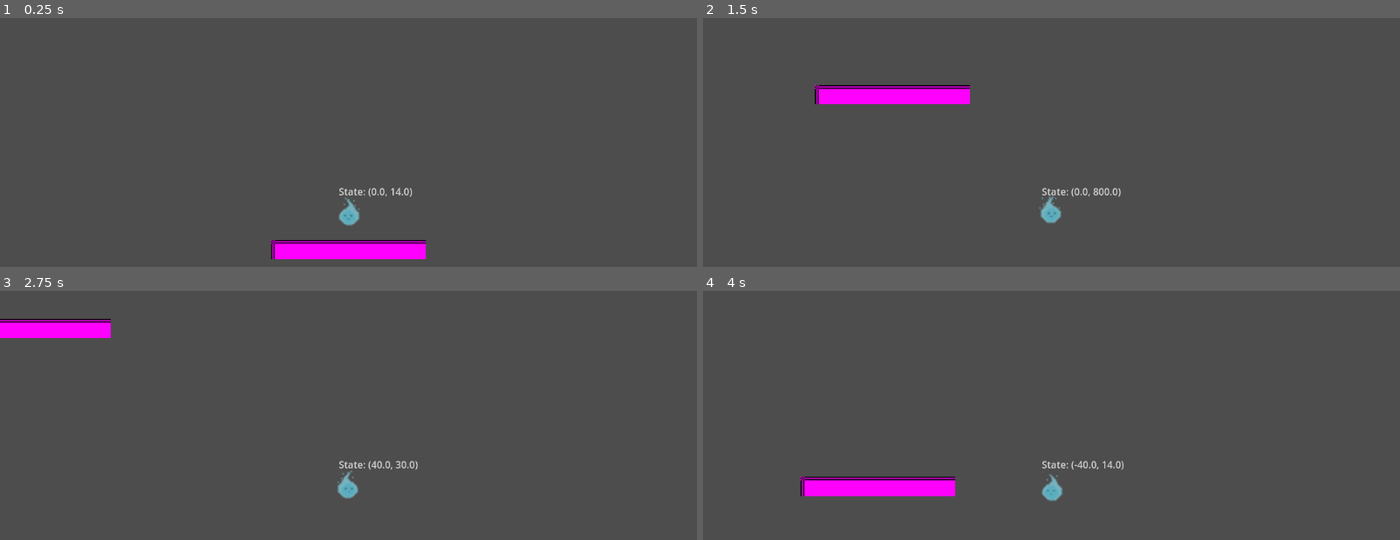
Above: before the commit, frames 1-4 (two rows, left to right).
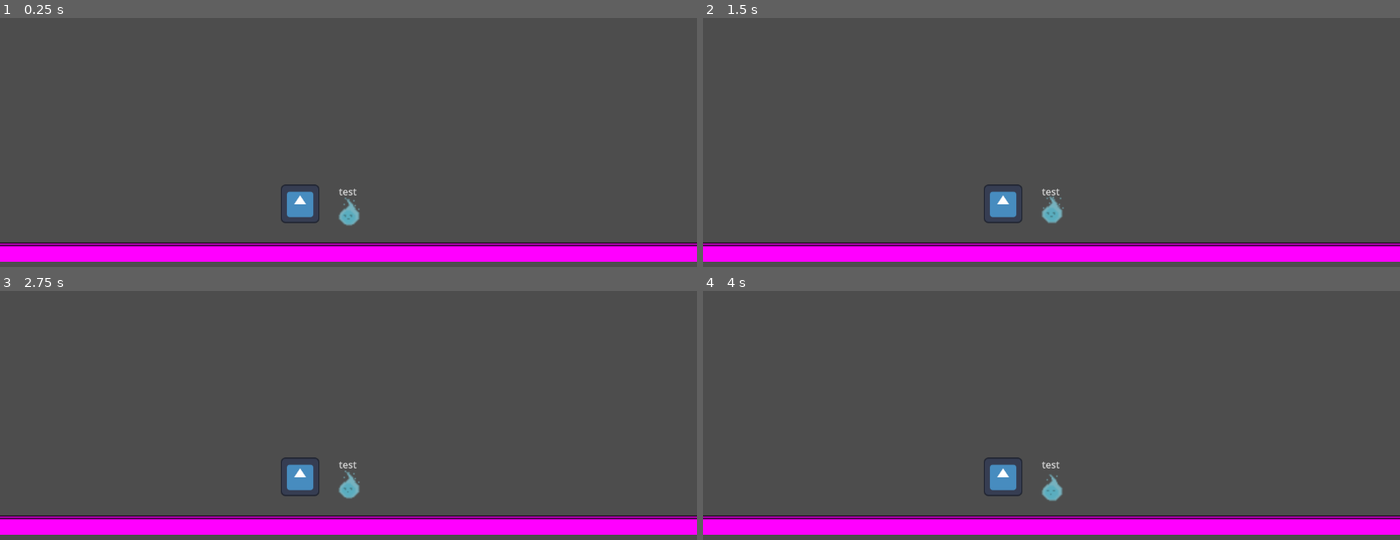
Above: after the commit, the same moments.

Repository: bustercrow-3818/uninvited-guest
Game: Godot game, scene res://objects/temp_plat/temp_plat.tscn
Same seed, same stepped clock (60 frames per second), same inputs: the game is played once before the commit and once after it. The project has no main scene, so this scene is started directly. The engine's default icon, where the game draws it, is replaced by a stand-in: a white triangle on a blue panel in a dark square.
Inputs:
- Up to frame 1 (0.25 s): no input
- Up to frame 2 (1.5 s): hold D (right) 0.53-1.28 s; tap Space (dash) at 0.6, 1.35 s; hold S (down) from 1.28 s (still down)
- Up to frame 3 (2.75 s): release S (down) at 2.03 s; hold D (right) from 2.03 s (still down); tap Space (dash) at 2.1 s
- Up to frame 4 (4 s): release D (right) at 2.78 s; hold W (up) 2.78-3.53 s; tap Space (dash) at 2.85, 3.6 s; hold A (left) from 3.53 s (still down)

The runs differ from the first frame. In frame 1, 7.5% of the frame differs, in the area x 0-100%, y 66-98%; in frame 2, 10%, in the area x 0-100%, y 26-98%; in frame 3, 9.7%; in frame 4, 10%.
Error after the commit: Parse Error: Identifier "move_speed" not declared in the current scope. (res://entities/player/player.gd:36)

Commit message:
modularized movement and added test NPC

Diff:
--- /dev/null
+++ b/entities/entity_class.gd
@@ -0,0 +1,11 @@
+@abstract
+extends CharacterBody2D
+class_name Entity
+
+@export var move_instructions: MovementInstructions
+
+var direction: Vector2
+
+@abstract func connect_signals() -> void
+
+@abstract func initialize() -> void
--- /dev/null
+++ b/entities/movement_instructions.gd
@@ -0,0 +1,57 @@
+@abstract
+extends Node
+class_name MovementInstructions
+
+@export var move_speed: float
+@export var gravity: float
+@export var terminal_velocity: float
+
+var direction: Vector2 = Vector2.ZERO
+var velocity: Vector2 = Vector2.ZERO
+
+enum states {
+	IDLE,
+	DASHING,
+	MOVING
+}
+
+var current_state := states.IDLE
+
+
+
+func _physics_process(_delta: float) -> void:
+	process_state()
+
+	match current_state:
+		states.DASHING:
+			dash(_delta)
+		states.MOVING:
+			move()
+		states.IDLE:
+			idle()
+
+func get_velocity() -> Vector2:
+	return velocity
+
+func get_state() -> states:
+	return current_state
+
+func slow() -> void:
+	if velocity.x != 0:
+		velocity.x = move_toward(velocity.x, 0, gravity)
+	fall()
+
+func fall() -> void:
+	velocity.y = move_toward(velocity.y, terminal_velocity, gravity)
+
+func idle() -> void:
+	slow()
+	fall()
+	direction = Vector2.ZERO
+
+func dash(_delta: float) -> void:
+	pass
+
+@abstract func move() -> void
+
+@abstract func process_state() -> void
--- /dev/null
+++ b/entities/npc/npc.gd
@@ -0,0 +1,29 @@
+extends Entity
+class_name NPC
+
+@export var walk_timer: Timer
+@export var walk_timer_interval: Vector2
+
+func _ready() -> void:
+	initialize()
+
+func _physics_process(_delta: float) -> void:
+	velocity = move_instructions.get_velocity()
+	move_and_slide()
+
+func random_walk() -> void:
+	direction.x = randi_range(-1, 1)
+	#velocity.x = direction.x * move_speed
+	await get_tree().create_timer(randf_range(1,2)).timeout
+	velocity.x = 0
+	restart_timer()
+
+func connect_signals() -> void:
+	walk_timer.timeout.connect(random_walk)
+
+func initialize() -> void:
+	connect_signals()
+	restart_timer()
+
+func restart_timer() -> void:
+	walk_timer.start(randf_range(walk_timer_interval.x, walk_timer_interval.y))
--- /dev/null
+++ b/entities/npc/npc.tscn
@@ -0,0 +1,42 @@
+[gd_scene load_steps=6 format=3 uid="uid://b6by0hr2yqoun"]
+
+[ext_resource type="Script" uid="uid://dp3vx4bhsowe1" path="res://entities/npc/npc.gd" id="1_e3lg2"]
+[ext_resource type="Texture2D" uid="uid://clm43k8aygw46" path="res://assets/icon.svg" id="2_7bf1a"]
+
+[sub_resource type="AtlasTexture" id="AtlasTexture_wfxk4"]
+atlas = ExtResource("2_7bf1a")
+region = Rect2(0, 0, 128, 128)
+
+[sub_resource type="SpriteFrames" id="SpriteFrames_y6suo"]
+animations = [{
+"frames": [{
+"duration": 1.0,
+"texture": SubResource("AtlasTexture_wfxk4")
+}],
+"loop": true,
+"name": &"default",
+"speed": 5.0
+}]
+
+[sub_resource type="RectangleShape2D" id="RectangleShape2D_hiv41"]
+size = Vector2(128, 128)
+
+[node name="npc" type="CharacterBody2D" node_paths=PackedStringArray("walk_timer")]
+scale = Vector2(0.25, 0.25)
+collision_layer = 3
+collision_mask = 3
+script = ExtResource("1_e3lg2")
+walk_timer = NodePath("walk_timer")
+walk_timer_interval = Vector2(1, 2)
+move_speed = 40.0
+gravity = 4.0
+terminal_velocity = 100.0
+metadata/_custom_type_script = "uid://b8jd64csh3kd3"
+
+[node name="AnimatedSprite2D" type="AnimatedSprite2D" parent="."]
+sprite_frames = SubResource("SpriteFrames_y6suo")
+
+[node name="CollisionShape2D" type="CollisionShape2D" parent="."]
+shape = SubResource("RectangleShape2D_hiv41")
+
+[node name="walk_timer" type="Timer" parent="."]
--- /dev/null
+++ b/entities/player/npc_movement.gd
@@ -0,0 +1,26 @@
+extends MovementInstructions
+class_name NPCMovement
+
+@export var timer: Timer
+@export var walk_interval: Vector2
+
+func _ready() -> void:
+	initialize()
+
+func move() -> void:
+
+	pass
+
+func process_state() -> void:
+
+	pass
+
+func random_walk() -> void:
+	direction.x = randi_range(-1, 1)
+	#velocity.x = direction.x * move_speed
+	await get_tree().create_timer(randf_range(1,2)).timeout
+	velocity.x = 0
+	restart_timer()
+
+func restart_timer() -> void:
+	timer.start(randf_range(walk_interval.x, walk_interval.y))
--- a/entities/player/player.gd
+++ b/entities/player/player.gd
@@ -1,11 +1,8 @@
-extends CharacterBody2D
+extends Entity
 class_name Player
 
-@export var move_speed: float
 @export var dash_speed: float
 @export var dash_time: float
-@export var gravity: float ## Keep small to maintain floatiness
-@export var terminal_velocity: float
 
 @export var sprite: AnimatedSprite2D
 
@@ -18,33 +15,18 @@
 }
 
 var current_state := states.IDLE
-var direction: Vector2
+
+
 
 func _physics_process(_delta: float) -> void:
 	status.text = "State: " + str(velocity)
-
-	slow()
 
 	if velocity.x > 0:
 		sprite.flip_h = true
 	elif velocity.x < 0:
 		sprite.flip_h = false
 
-	if Input.is_action_just_pressed("dash"):
-		current_state = states.DASHING
-	elif (Input.is_action_pressed("down") or Input.is_action_pressed("up") or Input.is_action_pressed("left") or Input.is_action_pressed("right")) and current_state != states.DASHING:
-		current_state = states.FLOATING
-	elif current_state != states.DASHING:
-		current_state = states.IDLE
-
-	match current_state:
-		states.DASHING:
-			dash(_delta)
-		states.FLOATING:
-			float_on()
-		states.IDLE:
-			direction = Vector2.ZERO
-
+	velocity = move_instructions.get_velocity()
 	move_and_slide()
 
 func float_on() -> void:
@@ -59,18 +41,8 @@
 	else:
 		pass
 
+func connect_signals() -> void:
+	pass
 
-func dash(_delta: float) -> void:
-	velocity = direction * dash_speed
-	await get_tree().create_timer(dash_time).timeout
-
-	current_state = states.IDLE
-	velocity = direction * move_speed
-
-func slow() -> void:
-	if velocity.x != 0:
-		velocity.x = move_toward(velocity.x, 0, gravity)
-	fall()
-
-func fall() -> void:
-	velocity.y = move_toward(velocity.y, terminal_velocity, gravity)
+func initialize() -> void:
+	pass
--- a/entities/player/player.tscn
+++ b/entities/player/player.tscn
@@ -1,7 +1,9 @@
-[gd_scene load_steps=13 format=3 uid="uid://cc73q1ensdj1b"]
+[gd_scene load_steps=15 format=3 uid="uid://cc73q1ensdj1b"]
 
 [ext_resource type="Script" uid="uid://bnelc3bixqywx" path="res://entities/player/player.gd" id="1_abrql"]
 [ext_resource type="Texture2D" uid="uid://cmjifxdyu4v4u" path="res://assets/BlueSpirit/blueSpiritidle.png" id="1_symyc"]
+[ext_resource type="PackedScene" uid="uid://bbjnctfd74jt1" path="res://entities/player/player_movement.tscn" id="3_sglur"]
+[ext_resource type="Script" uid="uid://c42bjnljdtwcj" path="res://entities/player/player_movement.gd" id="4_bls4j"]
 
 [sub_resource type="AtlasTexture" id="AtlasTexture_abrql"]
 atlas = ExtResource("1_symyc")
@@ -70,20 +72,22 @@
 [sub_resource type="CircleShape2D" id="CircleShape2D_symyc"]
 radius = 8.0
 
-[node name="player" type="CharacterBody2D" node_paths=PackedStringArray("sprite")]
+[node name="player" type="CharacterBody2D" node_paths=PackedStringArray("sprite", "move_instructions")]
 modulate = Color(1, 1, 1, 0.7529412)
+z_index = 1
 collision_layer = 2
 collision_mask = 2
 motion_mode = 1
 platform_on_leave = 2
 platform_floor_layers = 4294967294
 script = ExtResource("1_abrql")
-move_speed = 40.0
 dash_speed = 800.0
 dash_time = 0.12
+sprite = NodePath("AnimatedSprite2D")
+move_speed = 40.0
 gravity = 1.0
 terminal_velocity = 30.0
-sprite = NodePath("AnimatedSprite2D")
+move_instructions = NodePath("player_movement")
 
 [node name="AnimatedSprite2D" type="AnimatedSprite2D" parent="."]
 sprite_frames = SubResource("SpriteFrames_wvtmh")
@@ -104,3 +108,11 @@
 offset_bottom = -1.0
 scale = Vector2(0.5, 0.5)
 text = "test"
+
+[node name="player_movement" parent="." instance=ExtResource("3_sglur")]
+script = ExtResource("4_bls4j")
+dash_speed = 800.0
+dash_time = 0.12
+move_speed = 40.0
+gravity = 1.0
+terminal_velocity = 30.0
--- /dev/null
+++ b/entities/player/player_movement.gd
@@ -0,0 +1,31 @@
+extends MovementInstructions
+class_name PlayerMovement
+
+@export var dash_speed: float
+@export var dash_time: float
+
+
+
+func move() -> void:
+	direction = Input.get_vector("left", "right", "up", "down").normalized()
+	current_state = states.MOVING
+	velocity.x = direction.x * move_speed
+	if direction.y != 0:
+		velocity.y = direction.y * move_speed
+	else:
+		fall()
+
+func dash(_delta: float) -> void:
+	velocity = direction * dash_speed
+	await get_tree().create_timer(dash_time).timeout
+
+	current_state = states.IDLE
+	velocity = direction * move_speed
+
+func process_state() -> void:
+	if Input.is_action_just_pressed("dash"):
+		current_state = states.DASHING
+	elif (Input.is_action_pressed("down") or Input.is_action_pressed("up") or Input.is_action_pressed("left") or Input.is_action_pressed("right")) and current_state != states.DASHING:
+		current_state = states.MOVING
+	elif current_state != states.DASHING:
+		current_state = states.IDLE
--- /dev/null
+++ b/entities/player/player_movement.tscn
@@ -0,0 +1,3 @@
+[gd_scene format=3 uid="uid://bbjnctfd74jt1"]
+
+[node name="player_movement" type="Node"]
--- /dev/null
+++ b/npc_movement.gd
@@ -0,0 +1 @@
+extends NPCMovement
--- a/objects/temp_plat/temp_plat.tscn
+++ b/objects/temp_plat/temp_plat.tscn
@@ -1,12 +1,13 @@
-[gd_scene load_steps=4 format=3 uid="uid://cdd3ma8h0l4jm"]
+[gd_scene load_steps=5 format=3 uid="uid://cdd3ma8h0l4jm"]
 
 [ext_resource type="PackedScene" uid="uid://cc73q1ensdj1b" path="res://entities/player/player.tscn" id="1_8pjfm"]
+[ext_resource type="PackedScene" uid="uid://b6by0hr2yqoun" path="res://entities/npc/npc.tscn" id="2_58nl1"]
 
 [sub_resource type="PlaceholderTexture2D" id="PlaceholderTexture2D_n7dou"]
-size = Vector2(128, 16)
+size = Vector2(1280, 16)
 
 [sub_resource type="RectangleShape2D" id="RectangleShape2D_8pjfm"]
-size = Vector2(128, 16)
+size = Vector2(1280, 16)
 
 [node name="temp_plat" type="StaticBody2D"]
 
@@ -19,3 +20,6 @@
 [node name="player" parent="." instance=ExtResource("1_8pjfm")]
 position = Vector2(0, -32)
 motion_mode = 0
+
+[node name="npc" parent="." instance=ExtResource("2_58nl1")]
+position = Vector2(-40, -40)
--- /dev/null
+++ b/resources/motion_stats.gd
@@ -0,0 +1,6 @@
+extends Resource
+class_name MovementStats
+
+@export var move_speed: float
+@export var gravity: float
+@export var term_vel: float
Not shown, added: entities/entity_class.gd.uid
Not shown, added: entities/movement_instructions.gd.uid
Not shown, added: entities/npc/npc.gd.uid
Not shown, added: entities/player/npc_movement.gd.uid
Not shown, added: entities/player/player_movement.gd.uid
Not shown, added: npc_movement.gd.uid
Not shown, added: resources/motion_stats.gd.uid
